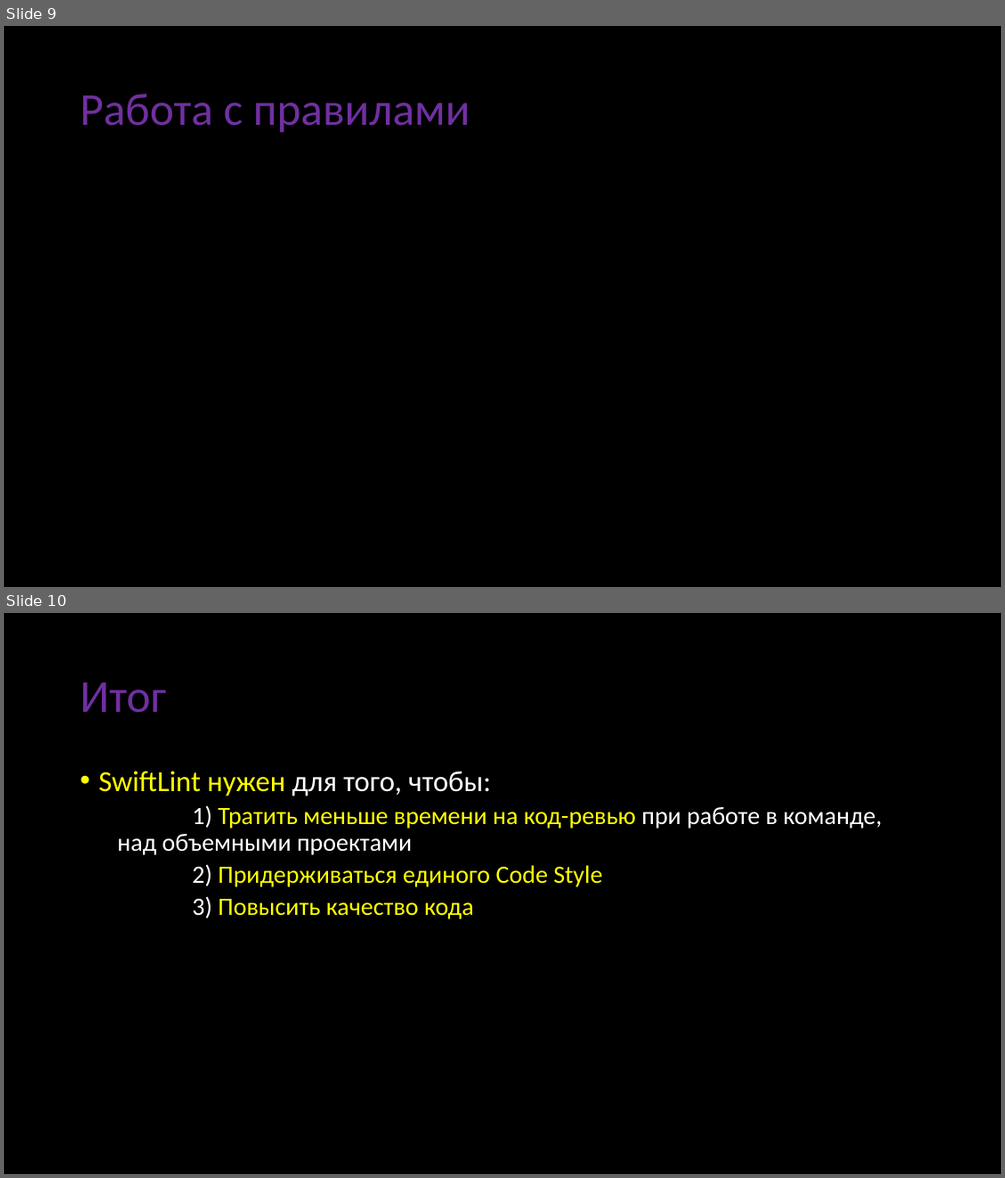
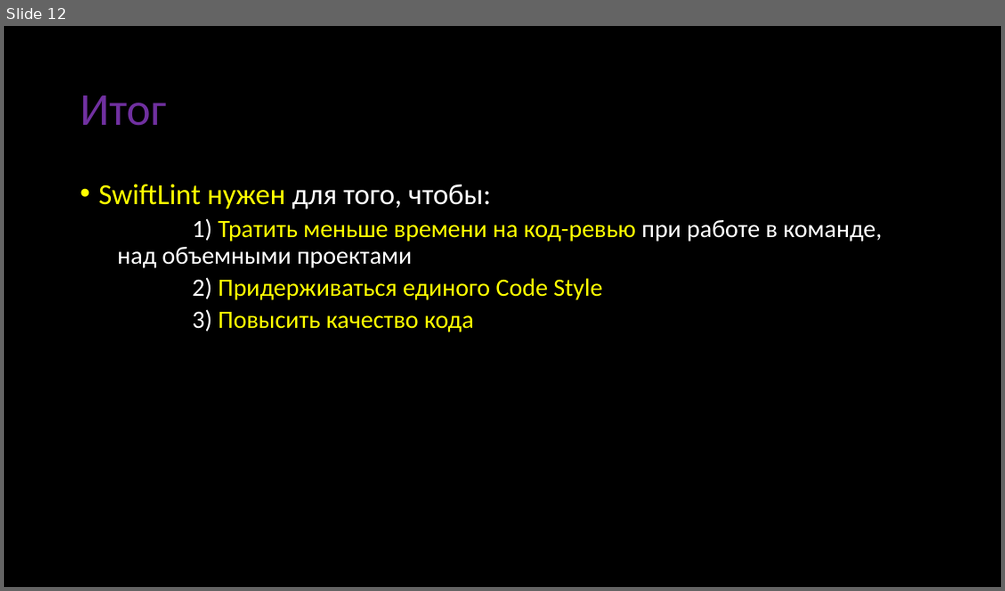
Before and after one commit to abrosov-sergey/HSE-KPV-IOS-2022-23, a slide deck: Presentation/SwiftLint-Abrosov.pptx. Shown one above the other, each under a label of ours: slides 9 and 10 before the commit, slide 12 after it. The pictures are 1005x1178 and 1005x591 pixels, drawn with LibreOffice and Linux fonts; fonts in the diff are those of the drawing. Boxes give left, top, right and bottom in pixels: in the first picture for what was removed or moved away, otherwise in the second. Text is boxed around its words. In the diff, an @@ line names an element or a change of style, - is before the commit and + after.

```diff
--- a/Presentation/SwiftLint-Abrosov.pptx
+++ b/Presentation/SwiftLint-Abrosov.pptx
@@ slide 9 removed at box(4, 26, 1001, 587), background #000000 @@
@@ title removed at box(80, 94, 470, 133) @@
-Работа с правилами
@@ what was slide 10 is now slide 12 @@
```
Also in this commit, not shown: 4 slides added, 1 other slide removed.
